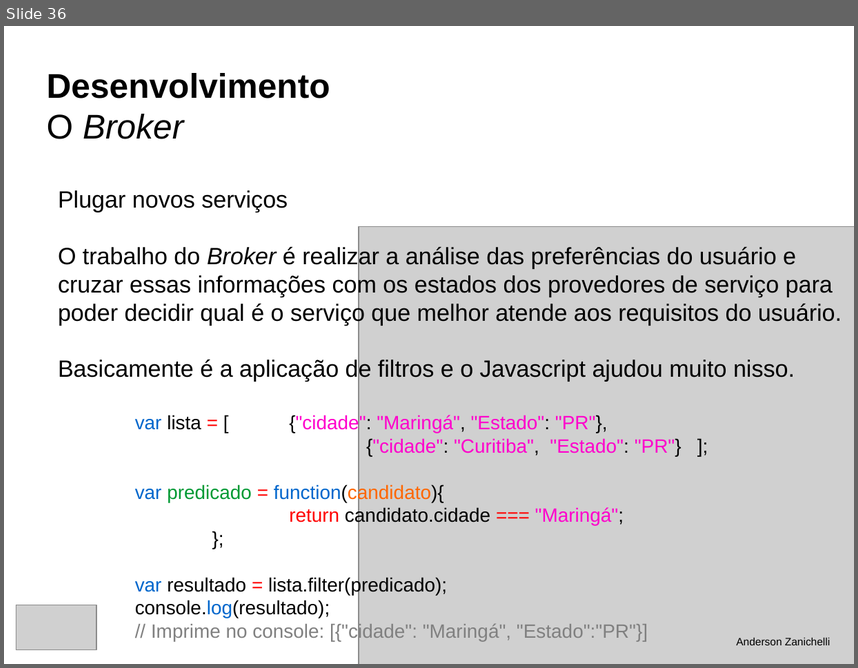
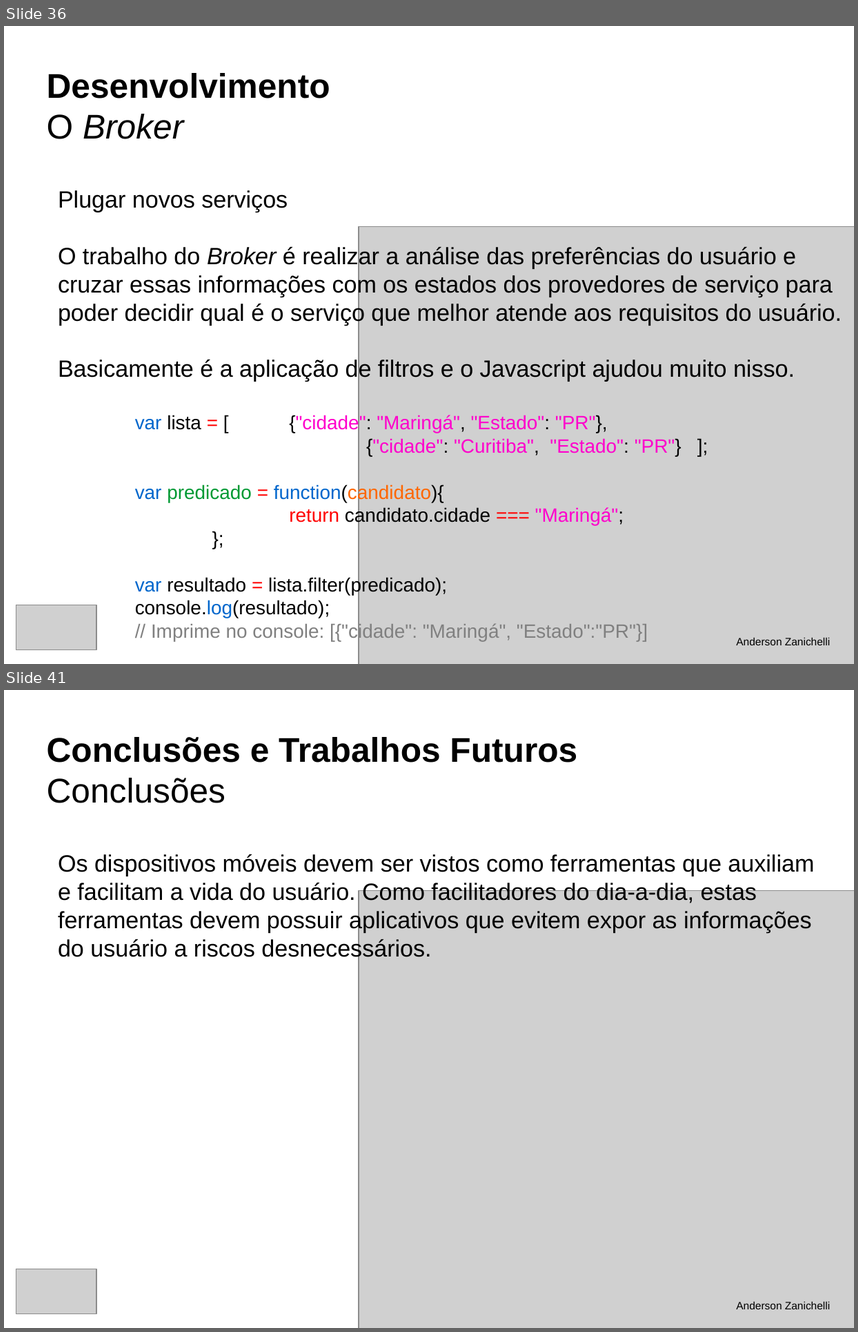
Before and after one commit to andersonzanichelli/tcc-informatica, a slide deck: defesa.odp. Shown one above the other, each under a label of ours: slide 36 before the commit, slides 36 and 41 after it; the slides between them are not shown. The pictures are 858x668 and 858x1332 pixels, drawn with LibreOffice and Linux fonts; fonts in the diff are those of the drawing; grey boxes stand for pictures. Boxes give left, top, right and bottom in pixels: in the first picture for what was removed or moved away, otherwise in the second. Text is boxed around its words. In the diff, an @@ line names an element or a change of style, - is before the commit and + after.

```diff
--- a/defesa.odp
+++ b/defesa.odp
@@ slide 41 added at (4, 690, 854, 1328), background #FFFFFF @@
@@ title added at (47, 737, 577, 803), 32 pt, text #000000, bold @@
+Conclusões e Trabalhos Futuros
+Conclusões
@@ text added at (58, 854, 814, 960), 22 pt, text #000000 @@
+Os dispositivos móveis devem ser vistos como ferramentas que auxiliam
+e facilitam a vida do usuário. Como facilitadores do dia-a-dia, estas
+ferramentas devem possuir aplicativos que evitem expor as informações
+do usuário a riscos desnecessários.
@@ picture added at (359, 891, 854, 1328) @@
@@ picture added at (16, 1268, 96, 1314) @@
@@ text added at (736, 1301, 830, 1309), 10 pt, text #000000 @@
+Anderson Zanichelli
```
Also in this commit, not shown: 2 slides changed, 7 other slides added, 1 slide removed, 5 other files.
